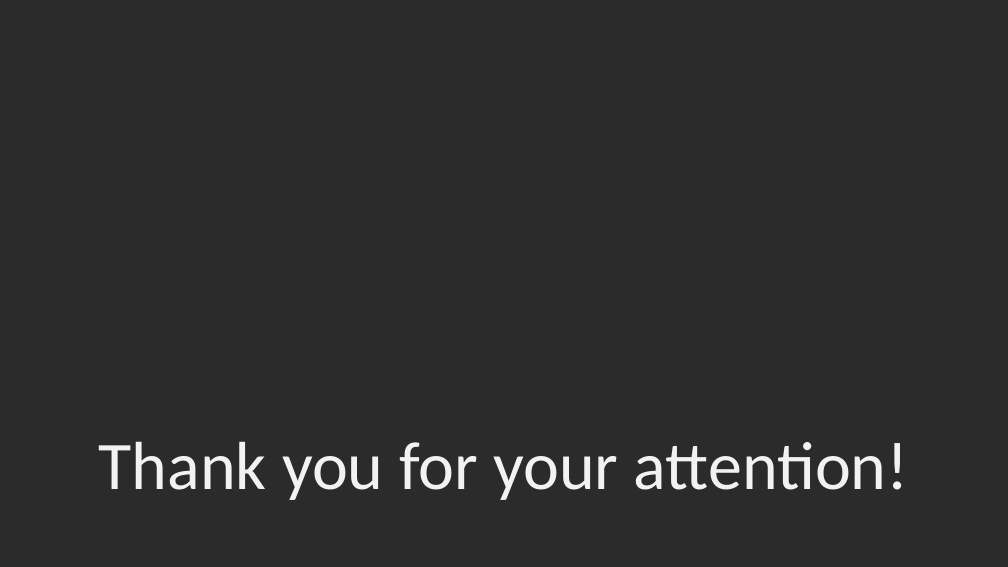
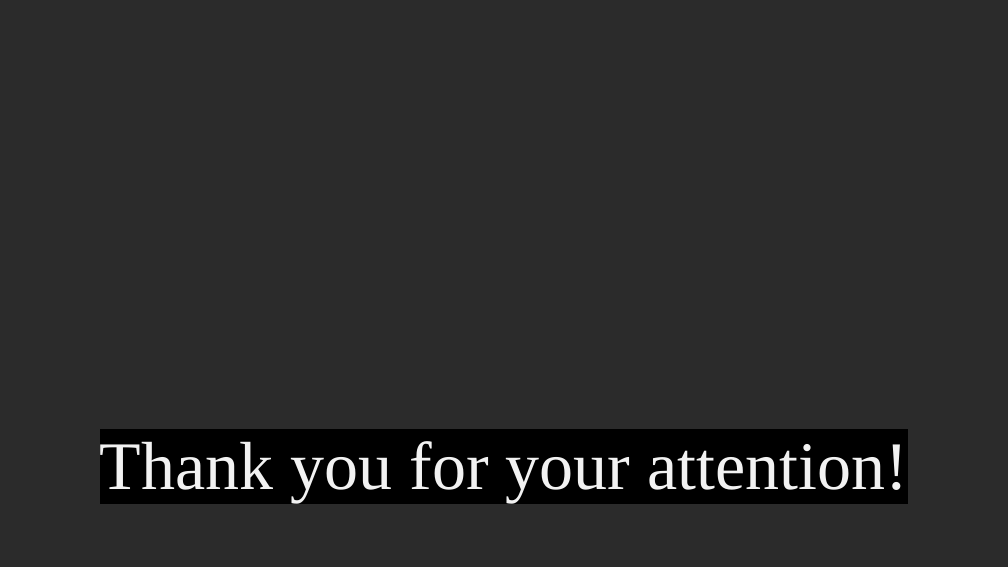
Before and after one commit to KeroDeep/Education, a slide deck: slide 5 of Novosibirsk_State_University/Английский язык/6 семестр/Homework/Double slit experiment.pptx. Drawn at 1008x567 pixels with LibreOffice and Linux fonts; fonts in the diff are those of the drawing; background and template pictures are left out; a plain dark background stands for a picture behind light text. Boxes give left, top, right and bottom in pixels: in the first picture for what was removed or moved away, otherwise in the second. Text is boxed around its words. In the diff, an @@ line names an element or a change of style, - is before the commit and + after.

```diff
--- a/Novosibirsk_State_University/Английский язык/6 семестр/Homework/Double slit experiment.pptx
+++ b/Novosibirsk_State_University/Английский язык/6 семестр/Homework/Double slit experiment.pptx
@@ title "Thank you for your attention!" at (x1=100, y1=441, x2=907, y2=502): font Calibri to Times New Roman, highlight none to #000000 @@
```
Also in this commit, not shown: 1 other slide changed, 3 other files.
